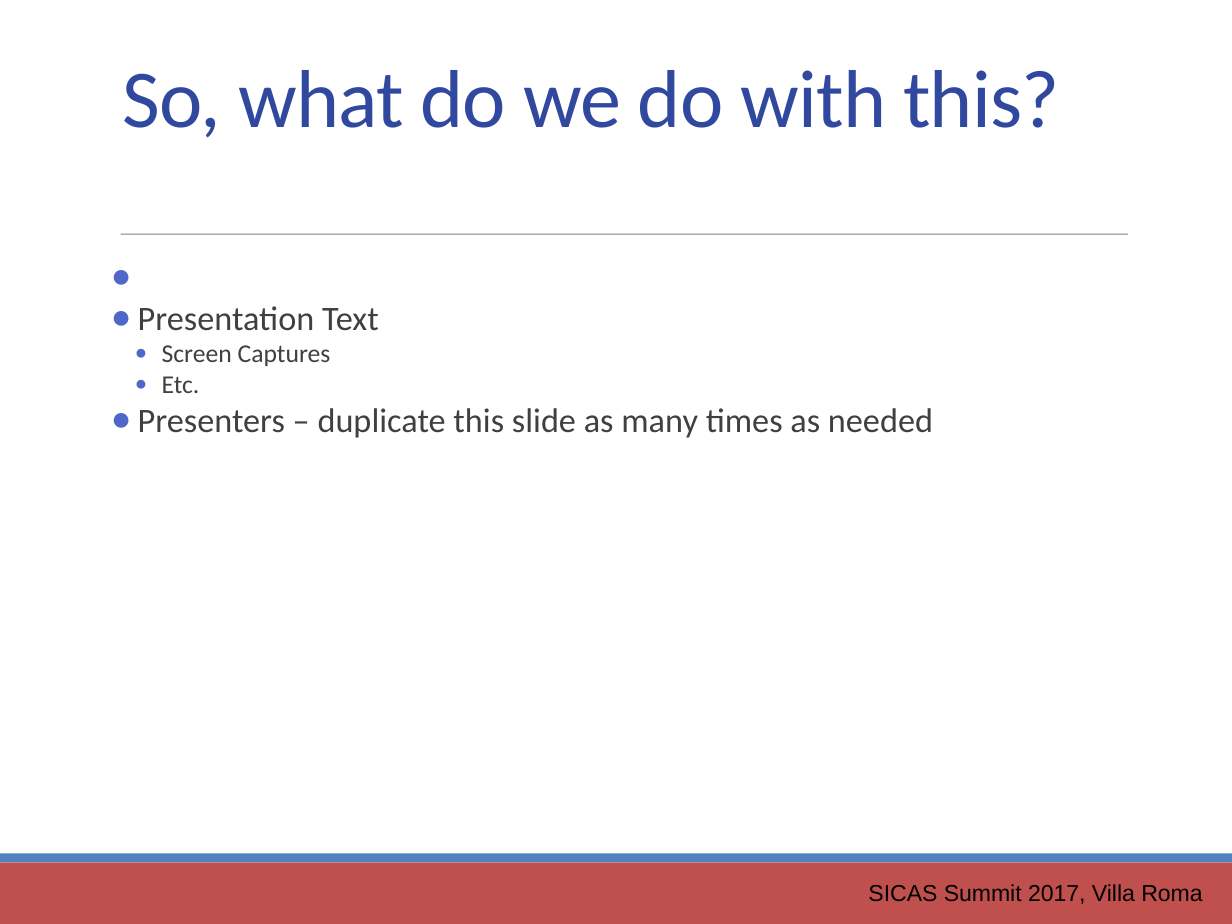
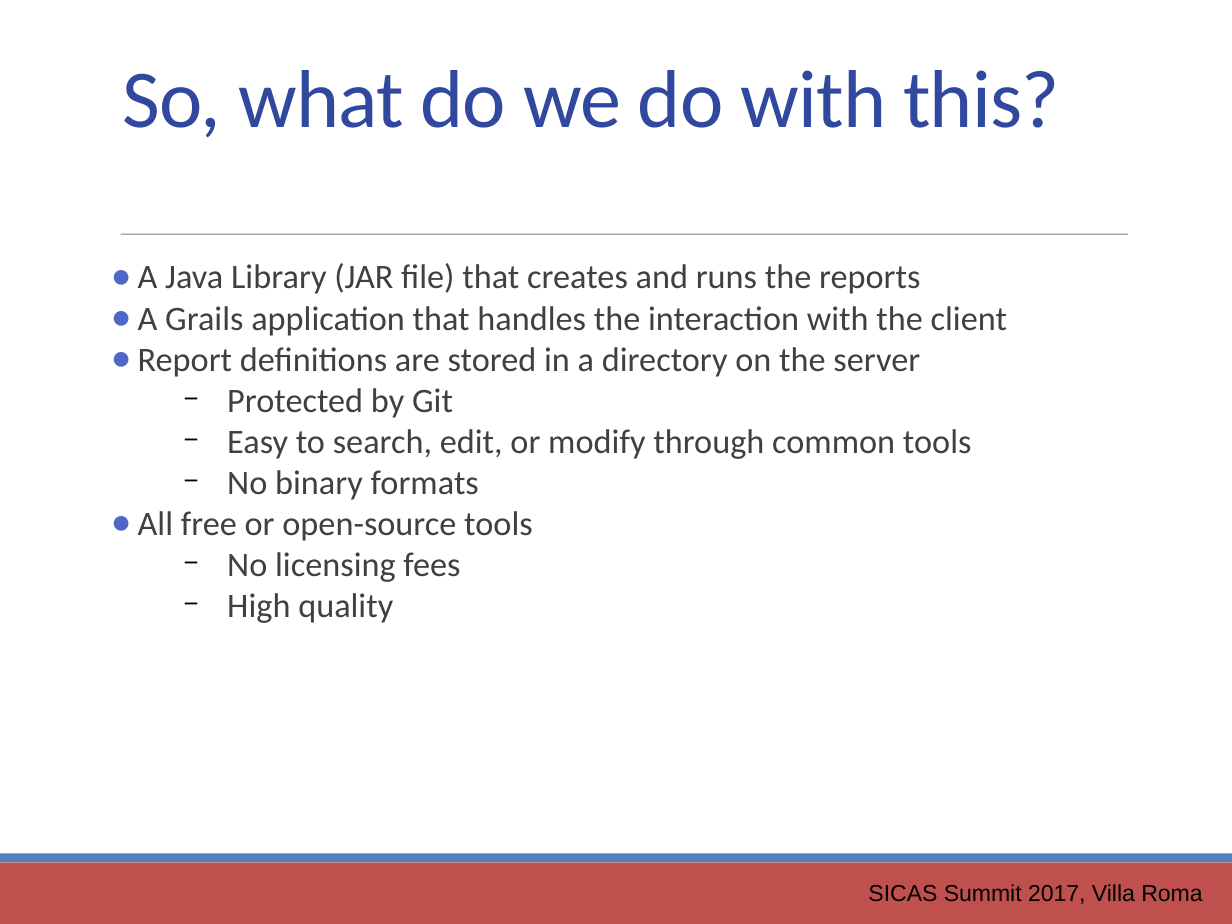
Before and after one commit to ewcole/simple_report, a slide deck: slide 9 of docs/SICAS_2017/Cole_Drop-In Reporting with Groovy.pptx. Drawn at 1232x924 pixels with LibreOffice and Linux fonts; fonts in the diff are those of the drawing. Boxes give left, top, right and bottom in pixels: in the first picture for what was removed or moved away, otherwise in the second. Text is boxed around its words. In the diff, an @@ line names an element or a change of style, - is before the commit and + after.

```diff
--- a/docs/SICAS_2017/Cole_Drop-In Reporting with Groovy.pptx
+++ b/docs/SICAS_2017/Cole_Drop-In Reporting with Groovy.pptx
@@ text at <box>138,263,1007,623</box>: text changed @@
-● Presentation Text
-      ● Screen Captures
-      ● Etc.
-● Presenters – duplicate this slide as many times as needed
+● A Java Library (JAR file) that creates and runs the reports
+● A Grails application that handles the interaction with the client
+● Report definitions are stored in a directory on the server
+  − Protected by Git
+  − Easy to search, edit, or modify through common tools
+  − No binary formats
+● All free or open-source tools
+  − No licensing fees
+  − High quality
```
Also in this commit, not shown: 2 other slides changed.
